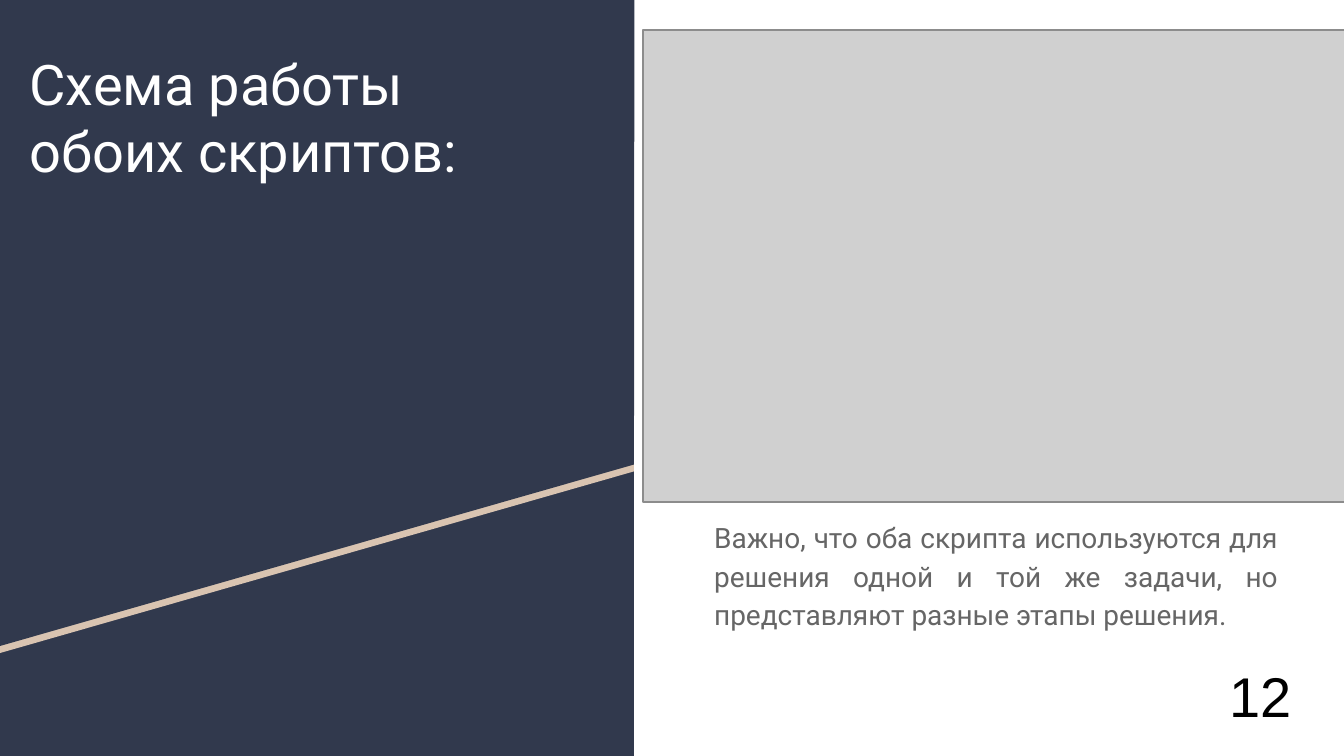
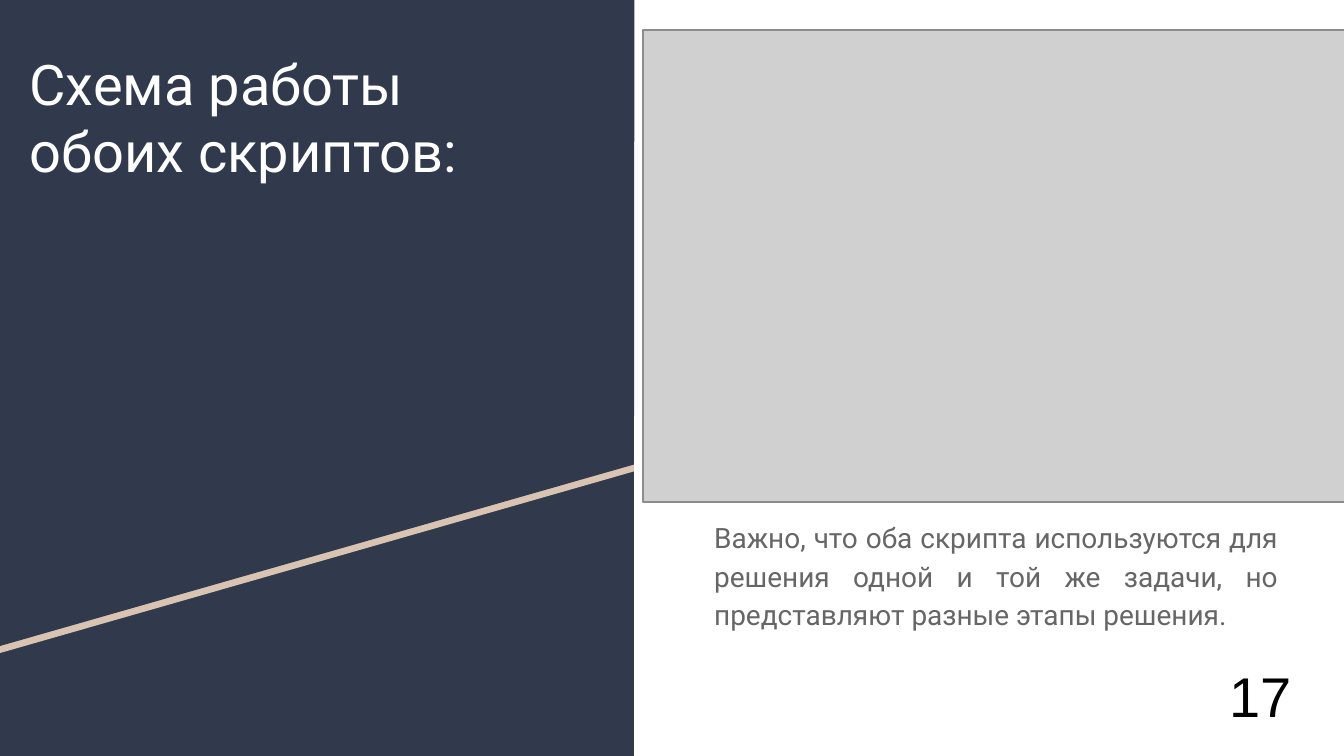
Before and after one commit to AlexanderUzunyan/TestProject, a slide deck: slide 18 of neuro/doc/TMVA.odp (slide 16 before the commit). Drawn at 1344x756 pixels with LibreOffice and Linux fonts; fonts in the diff are those of the drawing; grey boxes stand for pictures. Boxes give left, top, right and bottom in pixels: in the first picture for what was removed or moved away, otherwise in the second. Text is boxed around its words. In the diff, an @@ line names an element or a change of style, - is before the commit and + after.

```diff
--- a/neuro/doc/TMVA.odp
+++ b/neuro/doc/TMVA.odp
@@ title at (x1=1230, y1=678, x2=1292, y2=717): text changed @@
-12
+17
```
Also in this commit, not shown: 10 other slides changed, 3 slides added, 1 slide removed.
